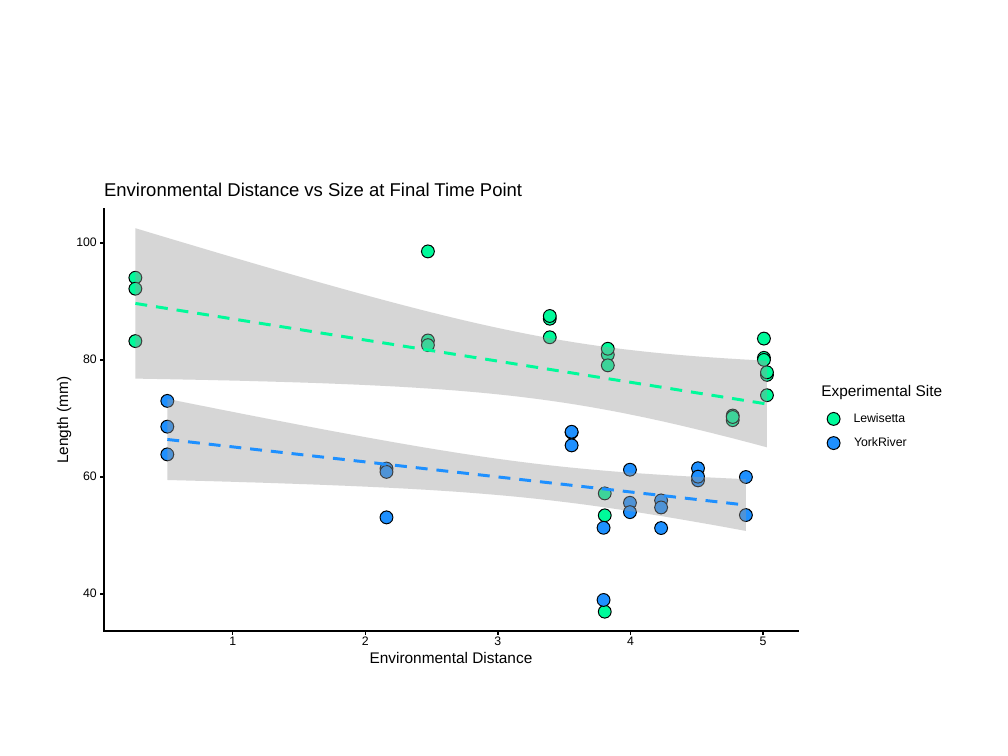
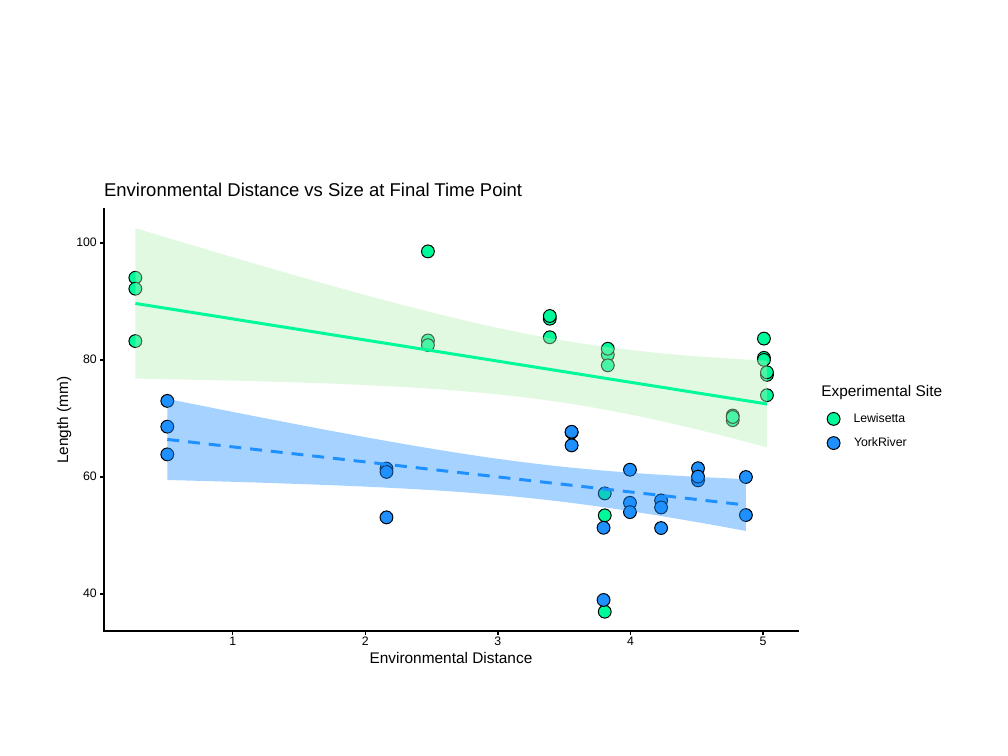
Before and after one commit to ModelValidationProgram/MVP_oyster_GO, a slide deck: slide 8 of results/figures/GO_compare.pptx. Drawn at 1008x756 pixels with LibreOffice and Linux fonts; fonts in the diff are those of the drawing. Boxes give left, top, right and bottom in pixels: in the first picture for what was removed or moved away, otherwise in the second. Text is boxed around its words. In the diff, an @@ line names an element or a change of style, - is before the commit and + after.

```diff
--- a/results/figures/GO_compare.pptx
+++ b/results/figures/GO_compare.pptx
@@ freeform shape at [135,228,767,447]: fill #999999 at 40% opacity to #B4EEB4 at 40% opacity @@
@@ freeform shape at [135,303,767,404]: outline #00FA9A 2.13 pt dashed to #00FA9A 2.13 pt @@
@@ freeform shape at [167,399,746,531]: fill #999999 at 40% opacity to #1E90FF at 40% opacity @@
```
Also in this commit, not shown: 7 other slides changed, 17 slides added, 4 other files.
